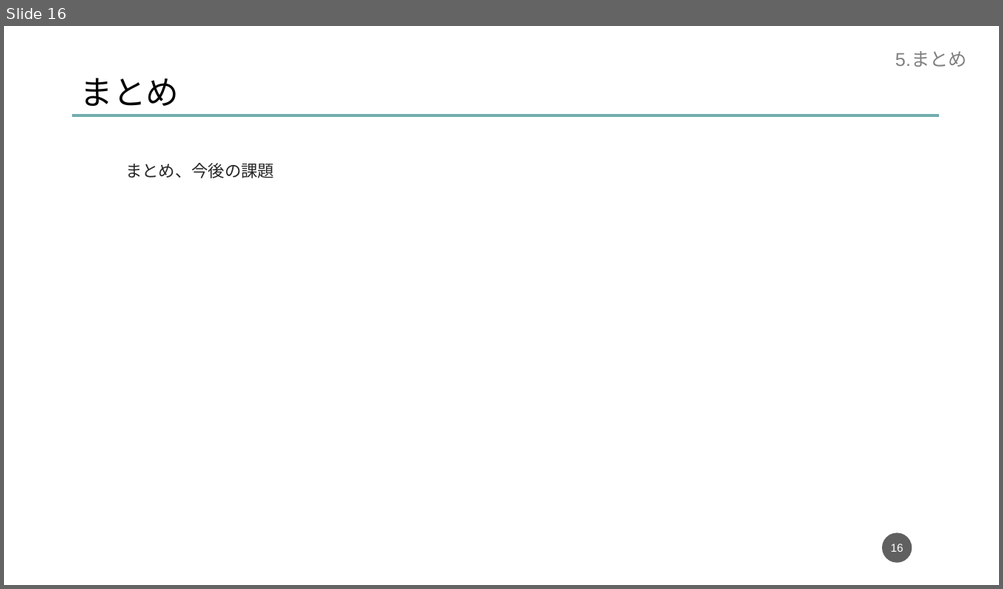
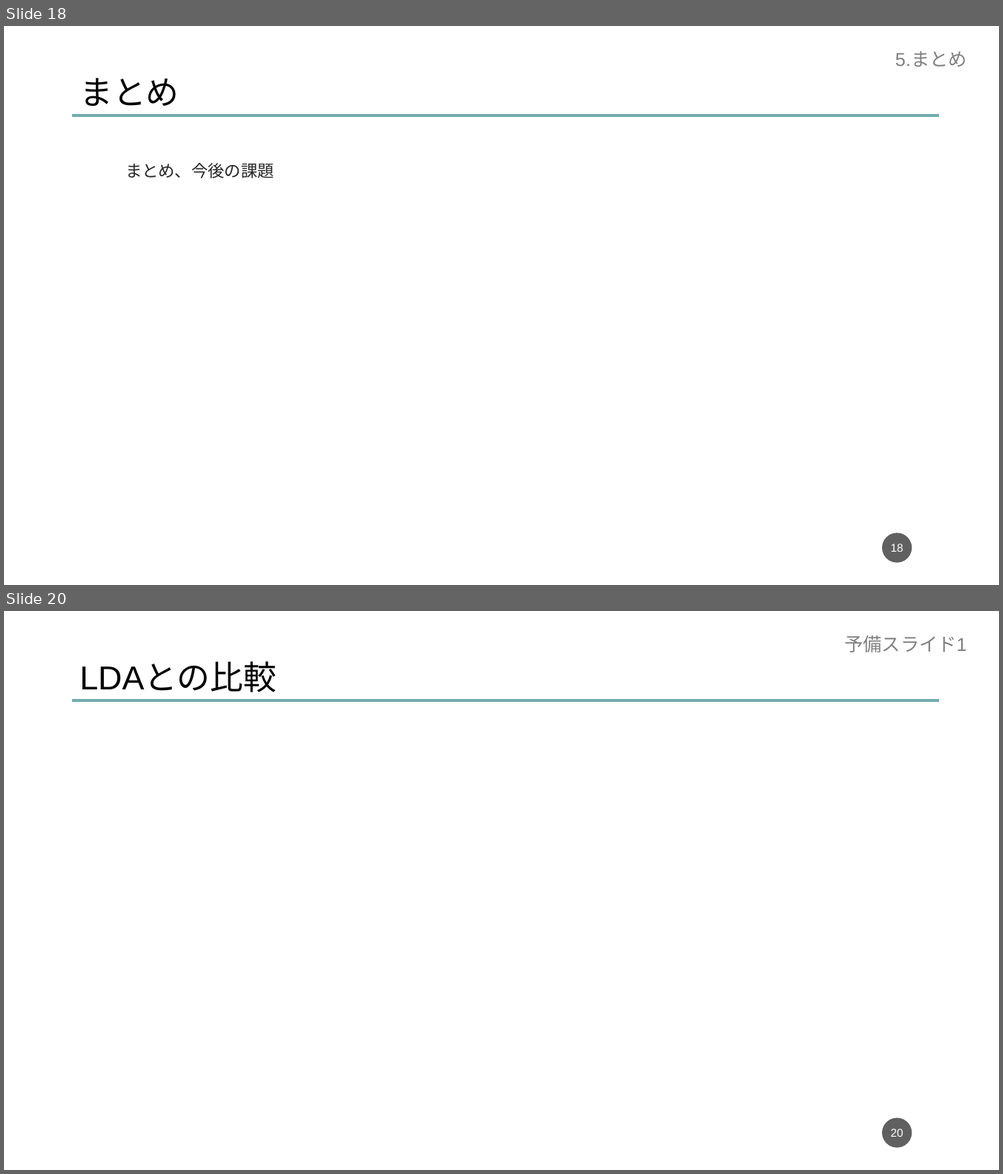
Before and after one commit to dora937nishikori/investigation, a slide deck: 修論/修論発表資料.pptx. Shown one above the other, each under a label of ours: slide 16 before the commit, slides 18 and 20 after it; the slides between them are not shown. The pictures are 1003x589 and 1003x1174 pixels, drawn with LibreOffice and Linux fonts; fonts in the diff are those of the drawing. Boxes give left, top, right and bottom in pixels: in the first picture for what was removed or moved away, otherwise in the second. Text is boxed around its words. In the diff, an @@ line names an element or a change of style, - is before the commit and + after.

```diff
--- a/修論/修論発表資料.pptx
+++ b/修論/修論発表資料.pptx
@@ slide 20 added at (x1=4, y1=611, x2=999, y2=1170), background #FFFFFF @@
@@ text added at (x1=844, y1=635, x2=966, y2=652), 18 pt, text #808080 @@
+予備スライド1
@@ text added at (x1=79, y1=664, x2=276, y2=692), 32 pt, text #000000 @@
+LDAとの比較
@@ line added from (73, 701) to (939, 701), #72ADAE 3 pt @@
@@ page number added at (x1=882, y1=1119, x2=912, y2=1148), fill #1D1D1D at 70% opacity, 11 pt, text #FFFFFF @@
+20
@@ what was slide 16 is now slide 18 @@
@@ page number at (x1=891, y1=544, x2=903, y2=552): text changed @@
-16
+18
```
Also in this commit, not shown: 2 slides changed, 3 other slides added.
